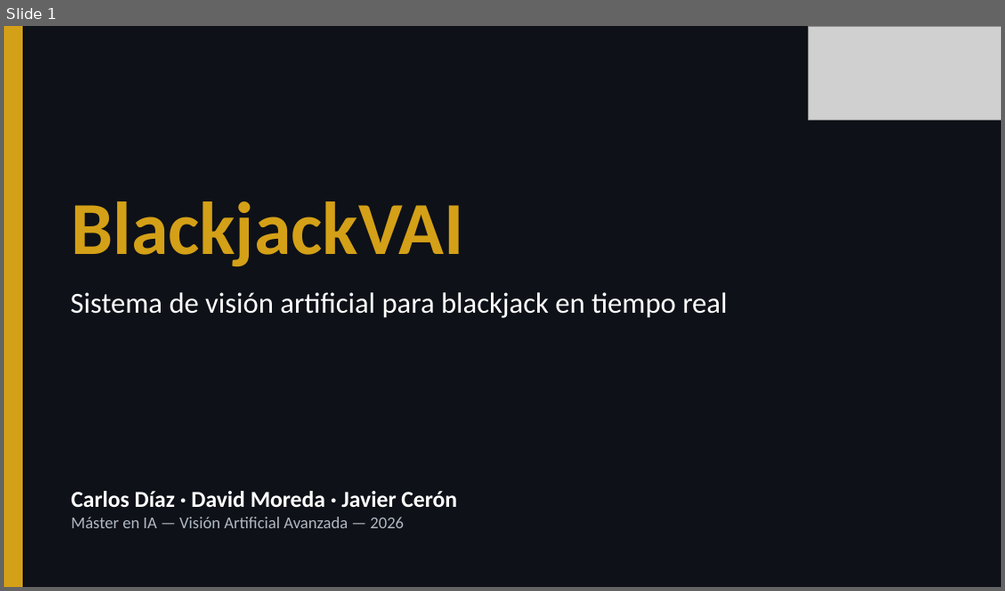
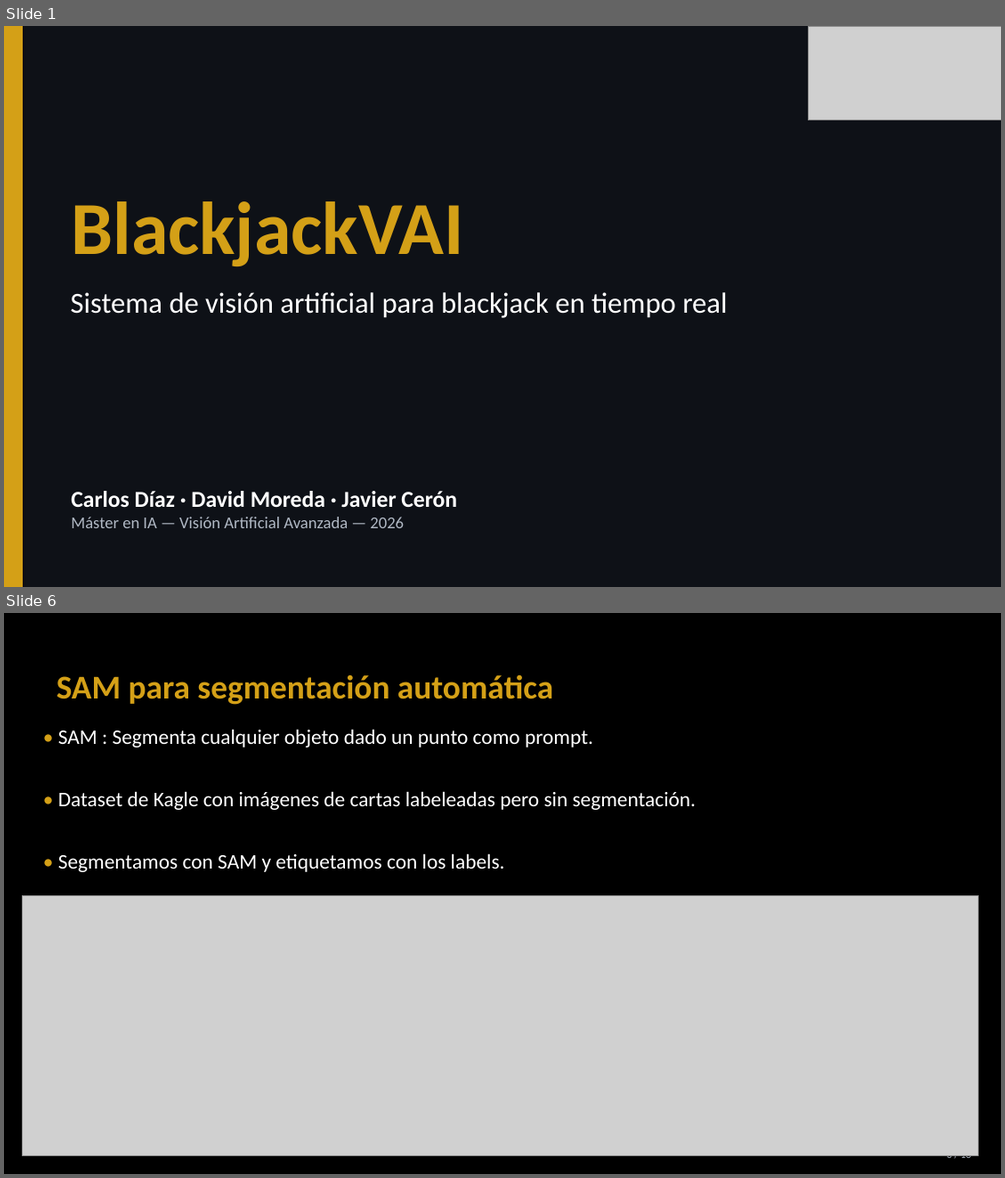
Before and after one commit to davidmoreda/blackjack-VAI, a slide deck: docs/presentation_assets/BlackjackVAI_presentacion.pptx. Shown one above the other, each under a label of ours: slide 1 before the commit, slides 1 and 6 after it; the slides between them are not shown. The pictures are 1005x591 and 1005x1178 pixels, drawn with LibreOffice and Linux fonts; fonts in the diff are those of the drawing; grey boxes stand for pictures. Boxes give left, top, right and bottom in pixels: in the first picture for what was removed or moved away, otherwise in the second. Text is boxed around its words. In the diff, an @@ line names an element or a change of style, - is before the commit and + after.

```diff
--- a/docs/presentation_assets/BlackjackVAI_presentacion.pptx
+++ b/docs/presentation_assets/BlackjackVAI_presentacion.pptx
@@ slide 6 added at [4, 613, 1001, 1174], background #000000 @@
@@ text added at [57, 675, 553, 705], 32 pt, text #D4A017, bold @@
+SAM para segmentación automática
@@ text added at [58, 729, 696, 872], 20 pt, text #FFFFFF @@
+• SAM : Segmenta cualquier objeto dado un punto como prompt.
+• Dataset de Kagle con imágenes de cartas labeleadas pero sin segmentación.
+• Segmentamos con SAM y etiquetamos con los labels.
@@ picture added at [23, 895, 979, 1155] @@
@@ text added at [947, 1155, 971, 1160], 10 pt, text #B0B8C4 @@
+6 / 16
```
Also in this commit, not shown: 6 slides changed, 8 other slides added, 5 slides removed, 1 other file.
